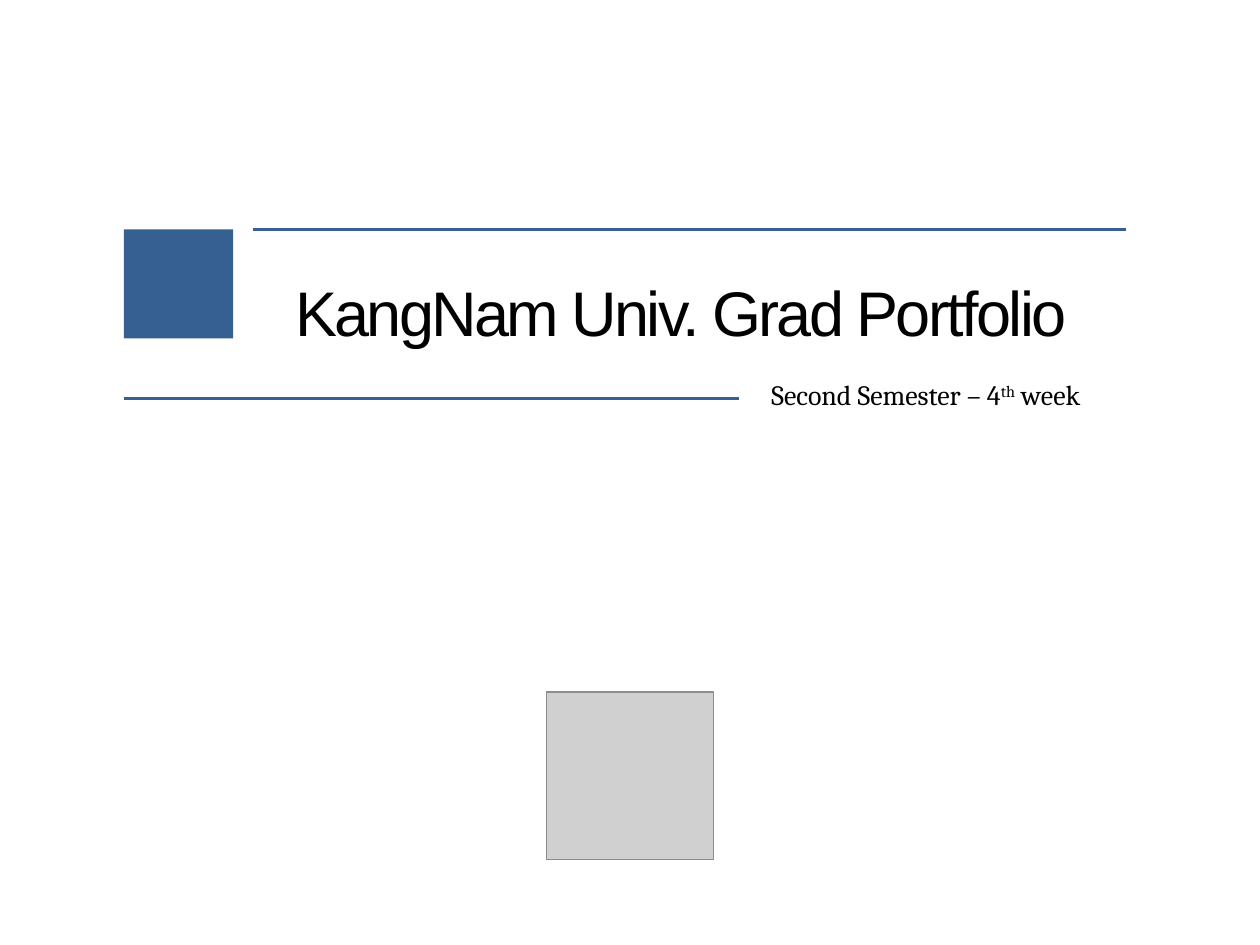
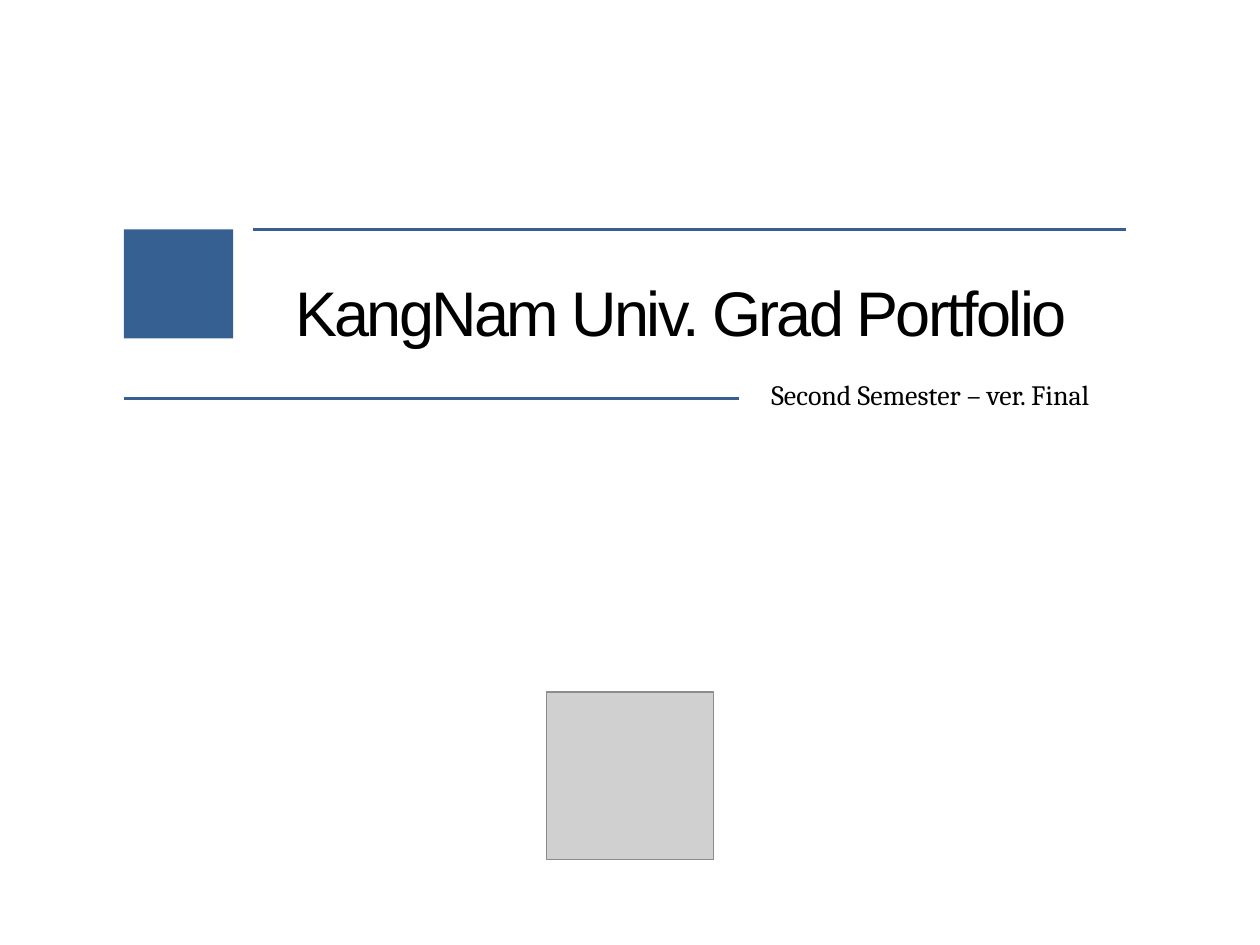
Before and after one commit to eldora/CASM, a slide deck: slide 2 of GradPortfolio.pptx (slide 1 before the commit). Drawn at 1260x945 pixels with LibreOffice and Linux fonts; fonts in the diff are those of the drawing; grey boxes stand for pictures. Boxes give left, top, right and bottom in pixels: in the first picture for what was removed or moved away, otherwise in the second. Text is boxed around its words. In the diff, an @@ line names an element or a change of style, - is before the commit and + after.

```diff
--- a/GradPortfolio.pptx
+++ b/GradPortfolio.pptx
@@ text at [771, 385, 1089, 406]: text changed @@
-Second Semester – 4th week
+Second Semester – ver. Final
```
Also in this commit, not shown: 12 other slides changed, 5 slides added, 2 slides removed, 1 other file.
